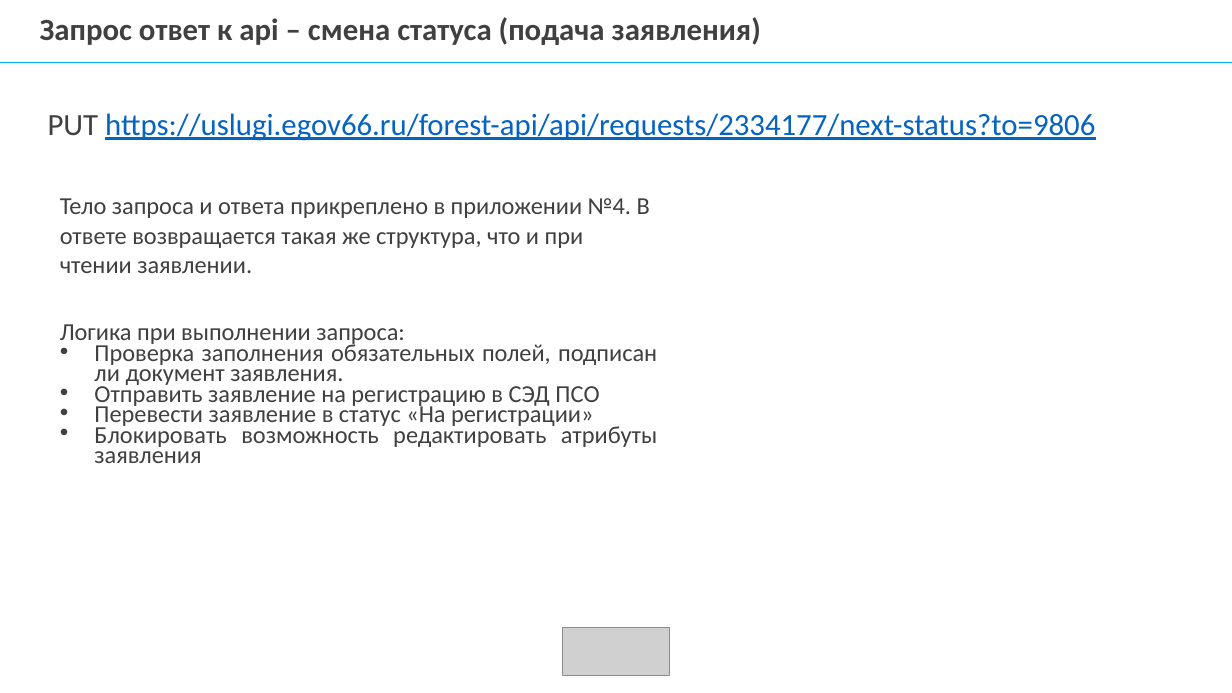
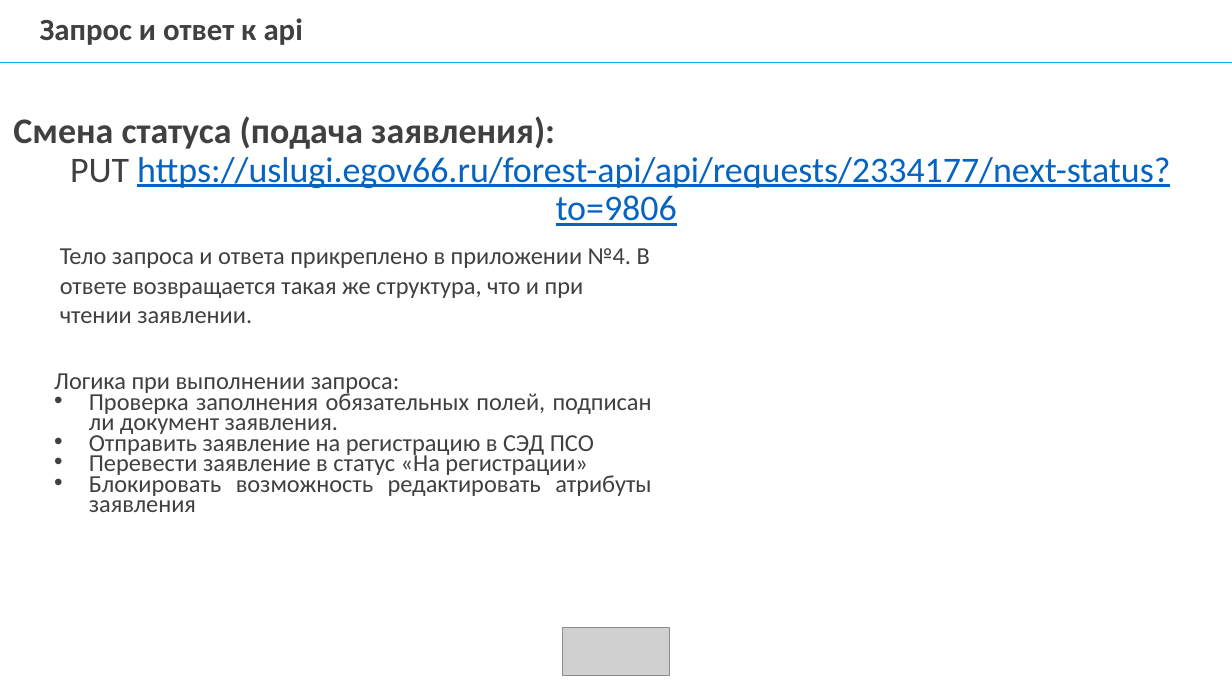
Before and after one commit to mcdodik20008/docs, a slide deck: slide 13 of Презентация диплома.pptx. Drawn at 1232x693 pixels with LibreOffice and Linux fonts; fonts in the diff are those of the drawing; grey boxes stand for pictures; background and template pictures are left out. Boxes give left, top, right and bottom in pixels: in the first picture for what was removed or moved away, otherwise in the second. Text is boxed around its words. In the diff, an @@ line names an element or a change of style, - is before the commit and + after.

```diff
--- a/Презентация диплома.pptx
+++ b/Презентация диплома.pptx
@@ text at [40, 18, 303, 45]: text changed; text colour #404040 to #646464 @@
-Запрос ответ к api – смена статуса (подача заявления)
+Запрос и ответ к api
@@ text at [13, 116, 555, 149]: paragraph added @@
+Смена статуса (подача заявления):
@@ text at [70, 157, 1170, 226]: size 24 to 28 pt in "PUT https://uslugi.egov66.ru/forest-api/api/requests/2334177 ..."; text colour #404040 to #646464 in "PUT"; line spacing 0.7 to 0.9 @@
@@ text "Тело запроса и ответа прикреплено ...": place and size @@
-text "Тело запроса и ответа прикреплено ..." at [60, 198, 650, 273]
+text "Тело запроса и ответа прикреплено ..." at [60, 248, 650, 323]
@@ text "Тело запроса и ответа прикреплено ..." at [60, 248, 650, 323]: text colour #404040 to #646464 @@
@@ text "Логика при выполнении запроса:" at [54, 373, 652, 512]: text colour #404040 to #646464 @@
@@ text "Логика при выполнении запроса:": place and size @@
-text "Логика при выполнении запроса:" at [60, 324, 657, 463]
+text "Логика при выполнении запроса:" at [54, 373, 652, 512]
```
Also in this commit, not shown: 17 other slides changed, 2 other files.
